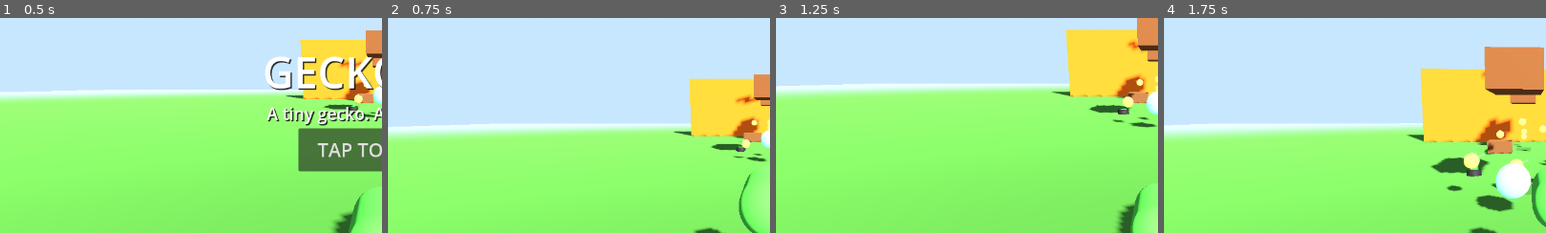
Above: before the commit, frames 1-4 (left to right).
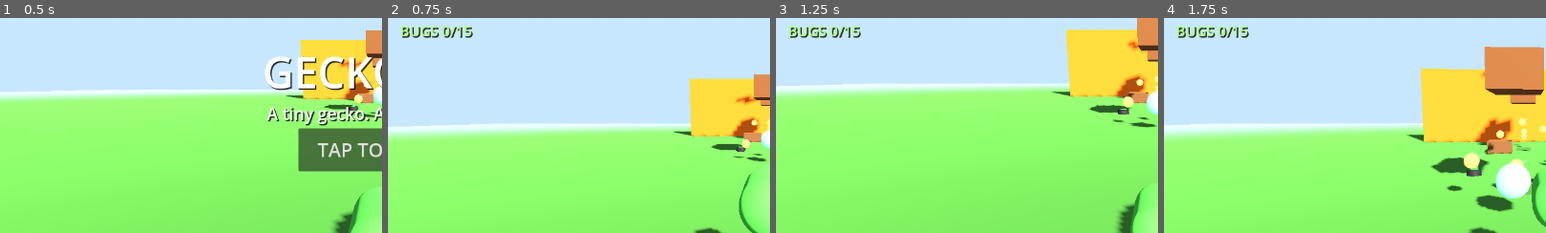
Above: after the commit, the same moments.

Repository: g-shankar/Gecko-run
Game: Godot game, scene res://scenes/main.tscn
Same seed, same stepped clock (60 frames per second), same inputs: the game is played once before the commit and once after it.
Inputs (mouse positions are % of the whole screen's width and height, from its top left):
- Up to frame 1 (0.5 s): no input
- Up to frame 2 (0.75 s): click "TAP TO START" at 0.5 s
- Up to frame 3 (1.25 s): no input
- Up to frame 4 (1.75 s): move the mouse to (72, 45) at 1.27 s; hold D (steer_right) from 1.28 s (still down); tap Shift (dash) at 1.35 s; click (72, 45) at 1.42 s; tap Space (jump) at 1.52 s
The pictures show only the part of the screen within x 0-50%, y 19-69%; the shares and areas given below are measured in that part.

Frame 1 is identical in both runs. In frame 2, 0.7% of the frame differs, in the area x 3-23%, y 3-10%; in frame 3, 0.7%; in frame 4, 0.7%.

Commit message:
P18: missions system (retention layer) — 3 missions, tracker HUD, completion popup

Diff:
--- a/scripts/systems/game_state.gd
+++ b/scripts/systems/game_state.gd
@@ -10,6 +10,7 @@
 signal deaths_changed(new_count: int)
 signal near_misses_changed(new_count: int) ## P15: near-miss counter for UI.
 signal combo_changed(new_combo: int) ## P17: combo multiplier for UI.
+signal mission_completed(mission_id: String) ## P18: retention-layer hook.
 
 var current_state: State = State.READY:
 	set(value):
@@ -46,6 +47,11 @@
 const COMBO_WINDOW: float = 4.0 ## P17: scoring actions refresh the combo.
 const COMBO_MAX: int = 8 ## P17: 8x is the ceiling.
 
+## P18: missions — the retention layer. Each dict: id, label, target,
+## progress, done, unit. Progress is derived from the counters above.
+var missions: Array = []
+const MISSION_BONUS: int = 100 ## P18: points per completed mission.
+
 var max_lives: int = 3 ## P14: deaths per run before game over.
 
 var best_score: int = 0 ## P14: best distance, persisted.
@@ -61,6 +67,7 @@
 func _process(delta: float) -> void:
 	if current_state == State.RUNNING:
 		run_time += delta
+		_update_missions() ## P18: survive-time mission ticks here.
 		# P17: combo expires if no scoring action within the window.
 		if combo > 0:
 			combo_timer -= delta
@@ -76,7 +83,36 @@
 	combo = 0
 	combo_timer = 0.0
 	run_time = 0.0
+	_init_missions()
 	current_state = State.READY
+
+
+## P18: the three launch missions. Data, not code — new missions are new dicts.
+func _init_missions() -> void:
+	missions = [
+		{ "id": "bugs", "label": "BUGS", "target": 15, "progress": 0, "done": false, "unit": "" },
+		{ "id": "near_miss", "label": "NEAR MISS", "target": 3, "progress": 0, "done": false, "unit": "" },
+		{ "id": "survive", "label": "SURVIVE", "target": 45, "progress": 0, "done": false, "unit": "s" },
+	]
+
+
+## P18: refresh mission progress from the run counters. Completing one pays
+## MISSION_BONUS points and fires the hook the UI listens to.
+func _update_missions() -> void:
+	for m in missions:
+		if bool(m["done"]):
+			continue
+		match String(m["id"]):
+			"bugs":
+				m["progress"] = bug_count
+			"near_miss":
+				m["progress"] = near_miss_count
+			"survive":
+				m["progress"] = int(run_time)
+		if int(m["progress"]) >= int(m["target"]):
+			m["done"] = true
+			add_score(MISSION_BONUS)
+			mission_completed.emit(String(m["id"]))
 
 
 ## P14: call when a run ends. Saves best.
@@ -124,6 +160,7 @@
 	bug_count += 1
 	_bump_combo()
 	add_score(10 * _multiplier())
+	_update_missions() ## P18.
 
 
 ## P15: the gecko survived a hazard's ACTIVE phase from close range.
@@ -132,6 +169,7 @@
 	near_miss_count += 1
 	_bump_combo()
 	add_score(50 * _multiplier())
+	_update_missions() ## P18.
 
 
 ## P17: scoring actions build the combo (up to COMBO_MAX). Each action
--- a/scripts/ui/game_ui.gd
+++ b/scripts/ui/game_ui.gd
@@ -26,6 +26,9 @@
 var _near_miss_label: Label ## P15: "NEAR MISS +50!" popup.
 var _near_miss_timer: float = 0.0
 var _combo_label: Label ## P17: "COMBO x3" indicator.
+var _mission_label: Label ## P18: mission tracker ("BUGS 7/15").
+var _mission_popup_label: Label ## P18: "MISSION COMPLETE!" popup.
+var _mission_popup_timer: float = 0.0
 var _final_score_label: Label
 var _best_label: Label
 
@@ -48,6 +51,7 @@
 	gs.deaths_changed.connect(_on_deaths_changed)
 	gs.near_misses_changed.connect(_on_near_miss)
 	gs.combo_changed.connect(_on_combo_changed)
+	gs.mission_completed.connect(_on_mission_completed)
 
 
 func _on_state_changed(new_state: int) -> void:
@@ -86,17 +90,45 @@
 		_combo_label.visible = false
 
 
+## P18: flash "MISSION COMPLETE!" center-screen.
+func _on_mission_completed(_mission_id: String) -> void:
+	_mission_popup_label.visible = true
+	_mission_popup_label.modulate.a = 1.0
+	_mission_popup_timer = 1.6
+
+
 func _process(delta: float) -> void:
 	# Shield indicator follows the gecko.
 	var gecko := get_tree().get_first_node_in_group("gecko")
 	if gecko != null:
 		_shield_label.visible = int(gecko.get("shield_charges")) > 0
+	_update_mission_tracker() ## P18.
 	# P15: near-miss popup fades out.
 	if _near_miss_timer > 0.0:
 		_near_miss_timer -= delta
 		_near_miss_label.modulate.a = clampf(_near_miss_timer / 1.2, 0.0, 1.0)
 		if _near_miss_timer <= 0.0:
 			_near_miss_label.visible = false
+	# P18: mission popup fades out.
+	if _mission_popup_timer > 0.0:
+		_mission_popup_timer -= delta
+		_mission_popup_label.modulate.a = clampf(_mission_popup_timer / 1.6, 0.0, 1.0)
+		if _mission_popup_timer <= 0.0:
+			_mission_popup_label.visible = false
+
+
+## P18: show the first incomplete mission's progress. All done: celebrate.
+func _update_mission_tracker() -> void:
+	var gs := _gs()
+	if gs == null or _mission_label == null:
+		return
+	for m in (gs.get("missions") as Array):
+		if not bool(m["done"]):
+			_mission_label.text = "%s %d/%d%s" % [
+				String(m["label"]), int(m["progress"]),
+				int(m["target"]), String(m["unit"])]
+			return
+	_mission_label.text = "ALL MISSIONS DONE!"
 
 
 func _show_only(panel: Control) -> void:
@@ -200,6 +232,21 @@
 	_combo_label.position = Vector2(-220, 100)
 	_combo_label.visible = false
 	_hud.add_child(_combo_label)
+	# P18: mission tracker, top-left below shield.
+	_mission_label = _make_label("BUGS 0/15", 24)
+	_mission_label.add_theme_color_override("font_color", Color(0.7, 1.0, 0.5))
+	_mission_label.set_anchors_preset(Control.PRESET_TOP_LEFT)
+	_mission_label.position = Vector2(20, 144)
+	_hud.add_child(_mission_label)
+	# P18: mission-complete popup, center-screen above the near-miss one.
+	_mission_popup_label = _make_label("MISSION COMPLETE!", 44)
+	_mission_popup_label.add_theme_color_override("font_color", Color(0.5, 1.0, 0.5))
+	_mission_popup_label.set_anchors_preset(Control.PRESET_CENTER)
+	_mission_popup_label.position = Vector2(-220, -140)
+	_mission_popup_label.size = Vector2(440, 70)
+	_mission_popup_label.horizontal_alignment = HORIZONTAL_ALIGNMENT_CENTER
+	_mission_popup_label.visible = false
+	_hud.add_child(_mission_popup_label)
 
 
 func _on_pause_pressed() -> void:
--- /dev/null
+++ b/tests/test_p18.gd
@@ -0,0 +1,123 @@
+extends SceneTree
+## Gecko Run — P18 tests: missions system (retention layer).
+##
+## 1. Three missions exist, none done at run start.
+## 2. Collecting 15 bugs completes the bug mission, fires the signal, pays bonus.
+## 3. 3 near-misses complete the near-miss mission.
+## 4. 45 s of run time completes the survive mission.
+## 5. Missions reset on a new run.
+## 6. HUD shows a mission tracker label; completion shows the popup.
+
+var _pass := 0
+var _fail := 0
+var _completed: Array = []
+
+
+func check(cond: bool, label: String) -> void:
+	if cond:
+		_pass += 1
+		print("PASS: ", label)
+	else:
+		_fail += 1
+		print("FAIL: ", label)
+
+
+func _on_mission_completed(mission_id: String) -> void:
+	_completed.append(mission_id)
+
+
+func _initialize() -> void:
+	# --script quirk: an autoload's _process never fires under the script
+	# main-loop (its _ready runs, but idle processing doesn't). Follow the
+	# P13 pattern: free the autoload and use a manual GameState, whose
+	# _process ticks normally. Await a frame after each step so queue_free
+	# lands and _ready() runs before we touch state.
+	var auto: Node = root.get_node_or_null("GameState")
+	if auto != null:
+		auto.queue_free()
+		await process_frame
+	var gs: Node = (load("res://scripts/systems/game_state.gd") as Script).new()
+	gs.name = "GameState"
+	root.add_child(gs)
+	await process_frame
+	gs.mission_completed.connect(_on_mission_completed)
+	gs.start_run()
+
+	# --- 1: three missions, fresh ---
+	var missions: Array = gs.get("missions")
+	check(missions.size() == 3, "three missions defined (found %d)" % missions.size())
+	var any_done := false
+	for m in missions:
+		if bool(m["done"]):
+			any_done = true
+	check(not any_done, "no mission done at run start")
+
+	# --- 2: bug mission ---
+	var score_before: int = gs.score
+	for i in 14:
+		gs.collect_bug()
+	check(not bool((gs.get("missions") as Array)[0]["done"]),
+		"14 bugs: mission not yet done")
+	gs.collect_bug() # 15th
+	check(bool((gs.get("missions") as Array)[0]["done"]),
+		"15 bugs: bug mission done")
+	check(_completed.has("bugs"), "mission_completed fired for 'bugs'")
+	check(gs.score >= score_before + 100,
+		"mission pays +100 bonus (score=%d)" % gs.score)
+
+	# --- 3: near-miss mission ---
+	gs.register_near_miss()
+	gs.register_near_miss()
+	check(not bool((gs.get("missions") as Array)[1]["done"]),
+		"2 near-misses: mission not yet done")
+	gs.register_near_miss()
+	check(bool((gs.get("missions") as Array)[1]["done"]),
+		"3 near-misses: near-miss mission done")
+	check(_completed.has("near_miss"), "mission_completed fired for 'near_miss'")
+
+	# --- 4: survive mission (45 s) ---
+	gs.set("run_time", 44.0)
+	for i in 3:
+		await process_frame
+	check(not bool((gs.get("missions") as Array)[2]["done"]),
+		"44 s: survive mission not yet done")
+	gs.set("run_time", 44.95)
+	for i in 10:
+		await process_frame
+	check(bool((gs.get("missions") as Array)[2]["done"]),
+		"45 s: survive mission done")
+	check(_completed.has("survive"), "mission_completed fired for 'survive'")
+
+	# --- 5: reset on new run ---
+	gs.start_run()
+	var fresh: Array = gs.get("missions")
+	var all_fresh := true
+	for m in fresh:
+		if bool(m["done"]):
+			all_fresh = false
+	check(all_fresh, "missions reset on new run")
+
+	# --- 6: HUD tracker + popup ---
+	var ui := CanvasLayer.new()
+	ui.set_script(load("res://scripts/ui/game_ui.gd"))
+	root.add_child(ui)
+	gs.current_state = gs.State.RUNNING
+	for i in 5:
+		await process_frame
+	var tracker: Label = ui.get("_mission_label")
+	check(tracker != null, "HUD mission tracker label exists")
+	if tracker != null:
+		check(tracker.text.begins_with("BUGS"),
+			"tracker shows first incomplete mission (text='%s')" % tracker.text)
+	# Complete the bug mission and watch for the popup.
+	_completed.clear()
+	for i in 15:
+		gs.collect_bug()
+	for i in 5:
+		await process_frame
+	var popup: Label = ui.get("_mission_popup_label")
+	check(popup != null and popup.visible,
+		"MISSION COMPLETE popup shows on completion")
+
+	print("--- P18: %d passed, %d failed ---" % [_pass, _fail])
+	quit(_fail)
